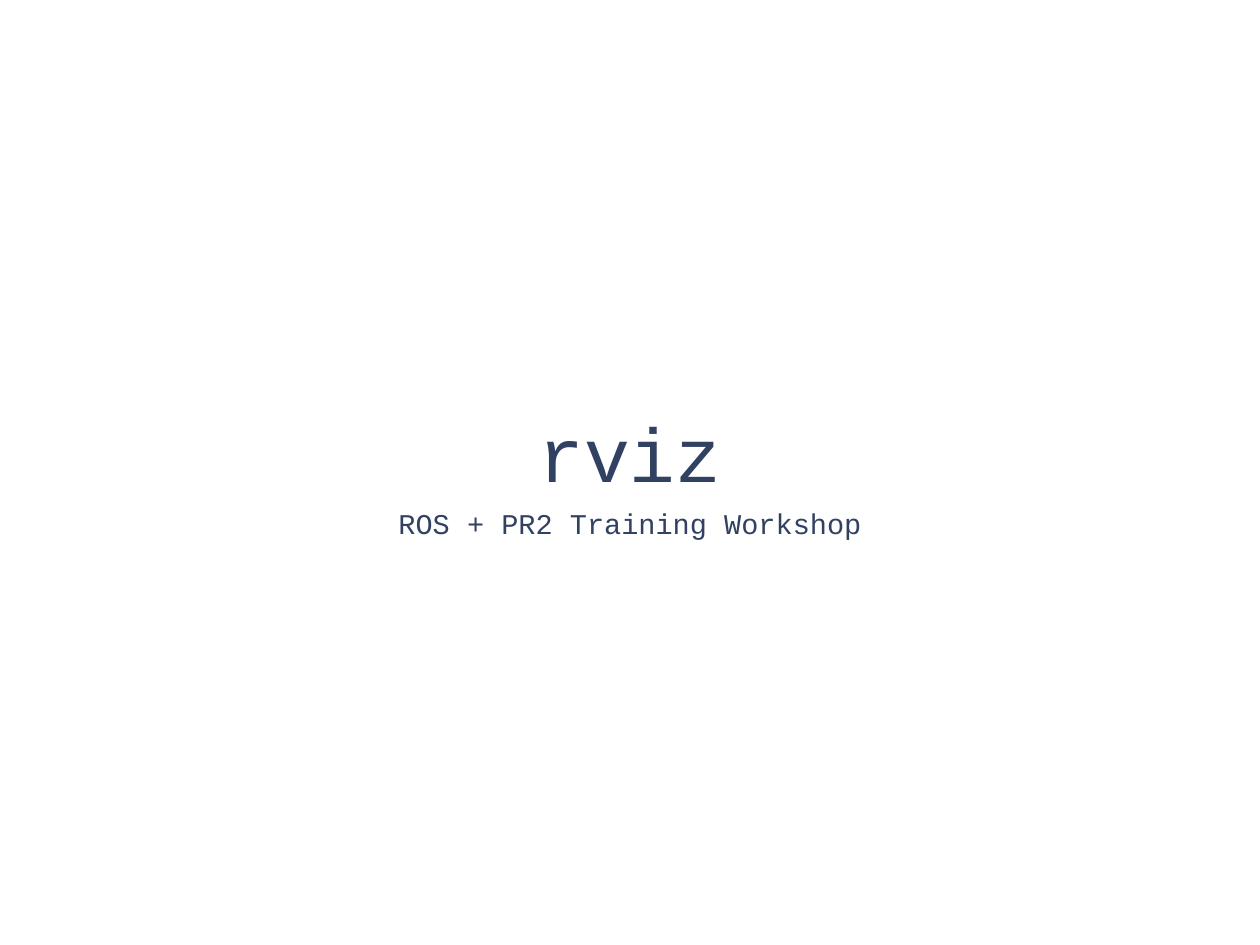
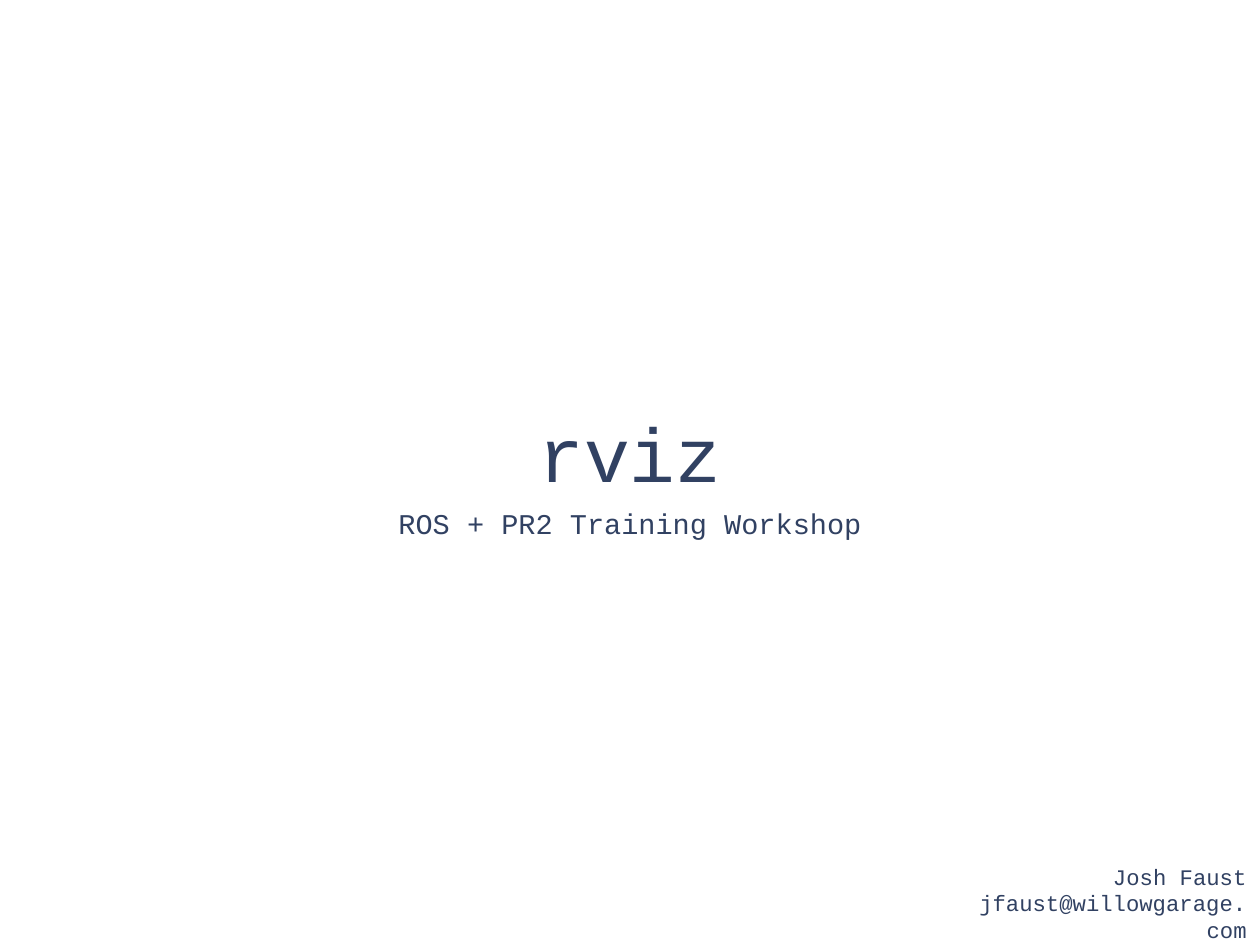
Before and after one commit to PR2/pr2_docs, a slide deck: slide 1 of pr2_training_workshop/rviz/rviz.odp. Drawn at 1260x945 pixels with LibreOffice and Linux fonts; fonts in the diff are those of the drawing. Boxes give left, top, right and bottom in pixels: in the first picture for what was removed or moved away, otherwise in the second. Text is boxed around its words. In the diff, an @@ line names an element or a change of style, - is before the commit and + after.

```diff
--- a/pr2_training_workshop/rviz/rviz.odp
+++ b/pr2_training_workshop/rviz/rviz.odp
@@ text added at [979,869,1247,939], 14 pt, text #314162 @@
+Josh Faust
+jfaust@willowgarage.com
```
Also in this commit, not shown: 3 slides added, 2 slides removed, 1 other file.
